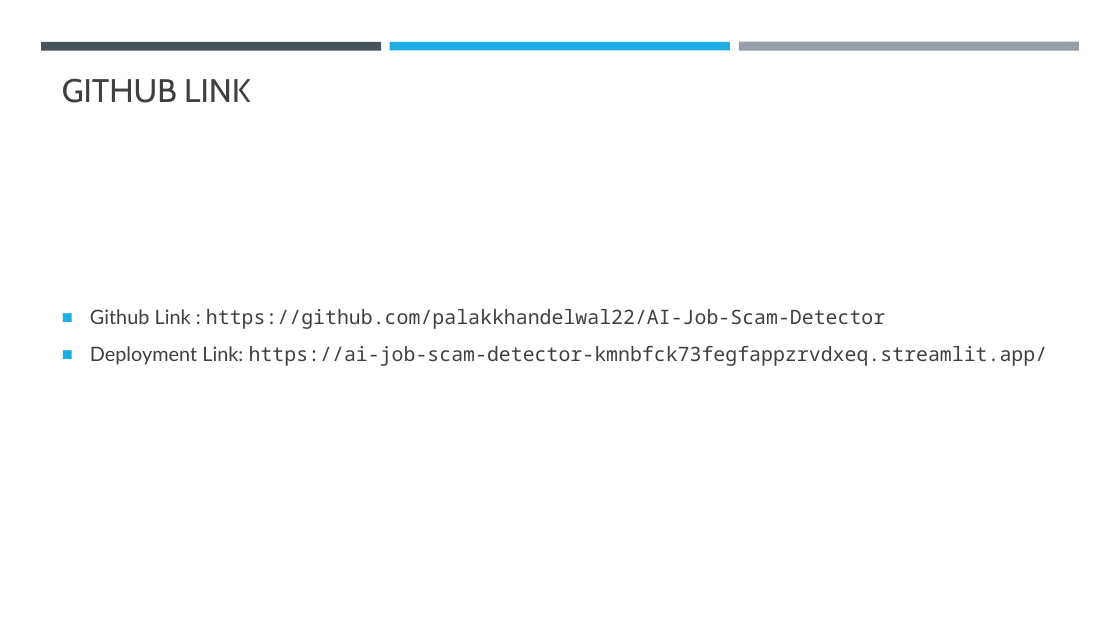
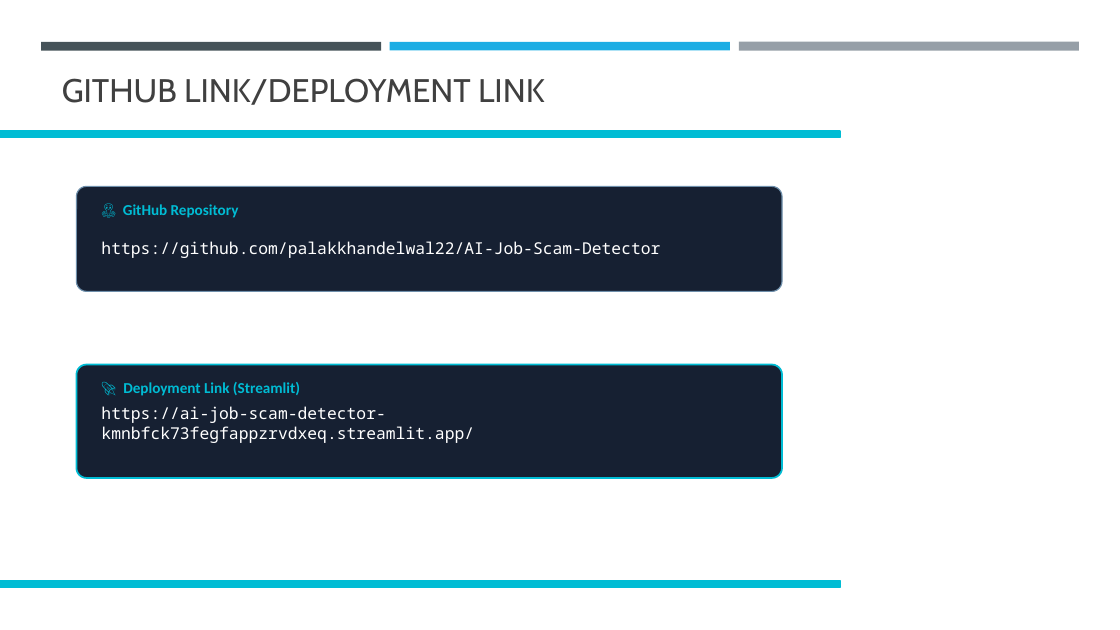
Before and after one commit to palakkhandelwal22/AI-Job-Scam-Detector, a slide deck: slide 28 of AI-JOB-SCAM-DETECTOR-PRESENTATION.pptx. Drawn at 1120x630 pixels with LibreOffice and Linux fonts; fonts in the diff are those of the drawing; background and template pictures are left out. Boxes give left, top, right and bottom in pixels: in the first picture for what was removed or moved away, otherwise in the second. Text is boxed around its words. In the diff, an @@ line names an element or a change of style, - is before the commit and + after.

Commit message:
Updated presentation

```diff
--- a/AI-JOB-SCAM-DETECTOR-PRESENTATION.pptx
+++ b/AI-JOB-SCAM-DETECTOR-PRESENTATION.pptx
@@ title at box(62, 78, 544, 105): text changed @@
-GITHUB LINK
+GITHUB LINK/DEPLOYMENT LINK
@@ rectangle added at box(0, 131, 840, 138), fill #00BCD4, outline #00BCD4 1 pt @@
@@ rounded rectangle added at box(76, 187, 782, 292), fill #162032, outline #6E8FAB 1 pt @@
@@ text added at box(123, 204, 239, 218), 13 pt, text #00BCD4, bold @@
+🐙 GitHub Repository
@@ text added at box(101, 241, 660, 258), 14 pt, text #FFFFFF @@
+https://github.com/palakkhandelwal22/AI-Job-Scam-Detector
@@ text removed at box(90, 309, 1048, 366) @@
-■ Github Link : https://github.com/palakkhandelwal22/AI-Job-Scam-Detector
-■ Deployment Link: https://ai-job-scam-detector-kmnbfck73fegfappzrvdxeq.streamlit.app/
@@ rounded rectangle added at box(76, 365, 782, 478), fill #162032, outline #00BCD4 1.5 pt @@
@@ text added at box(123, 382, 300, 396), 13 pt, text #00BCD4, bold @@
+🚀 Deployment Link (Streamlit)
@@ text added at box(101, 406, 474, 443), 14 pt, text #FFFFFF @@
+https://ai-job-scam-detector-kmnbfck73fegfappzrvdxeq.streamlit.app/
@@ rectangle added at box(0, 581, 840, 587), fill #00BCD4, outline #00BCD4 1 pt @@
```
Also in this commit, not shown: 7 other slides changed, 7 slides added, 7 slides removed.
